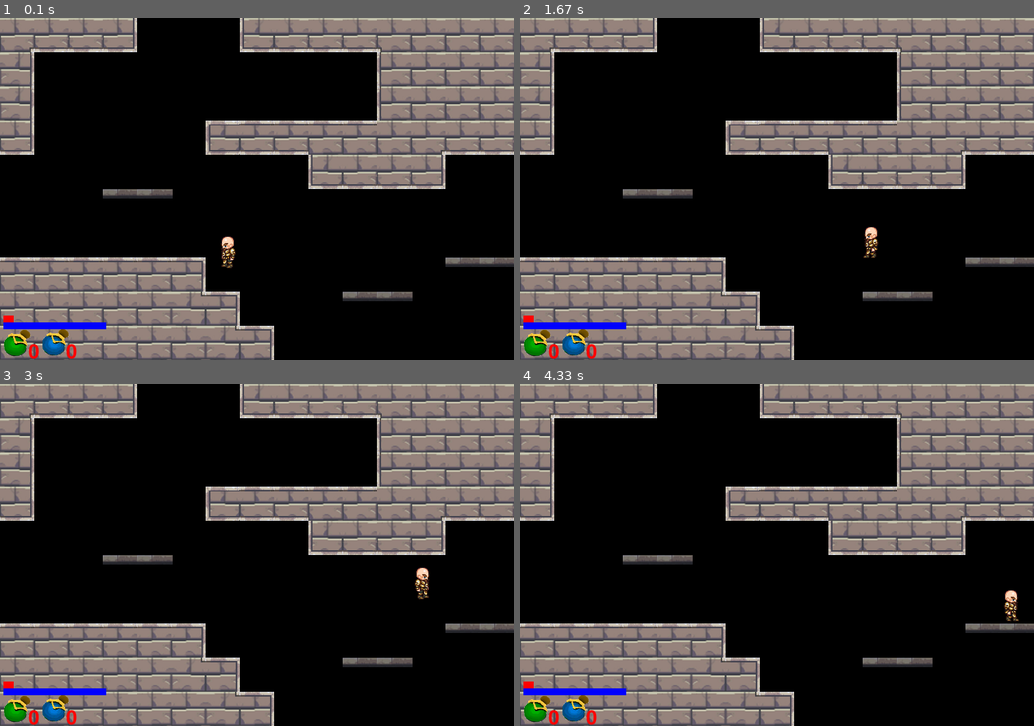
Above: before the commit, frames 1-4 (two rows, left to right).
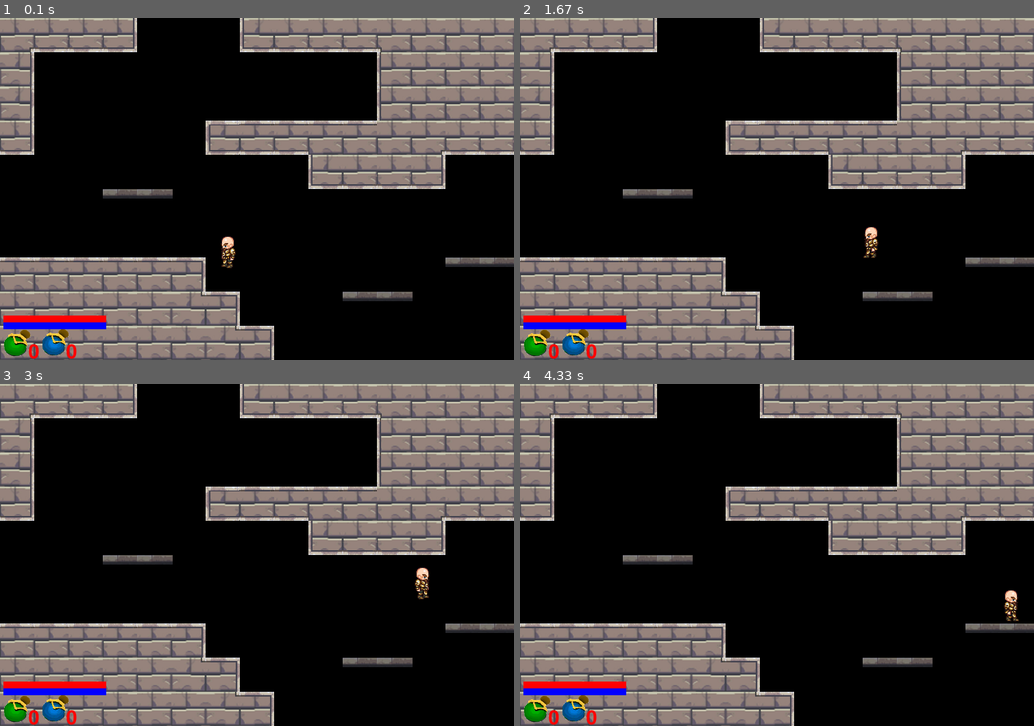
Above: after the commit, the same moments.

Repository: MFTI-summer/ROGUE-LEGACY
Game: pygame game, started from Main Project/Testing.py
Two runs of this game, one before a commit and one after it. Both use one fixed random seed, a clock stepped at 60 frames per second and the inputs below.
Inputs:
- Up to frame 1 (0.1 s): no input
- Up to frame 2 (1.67 s): hold D 0.33-0.8 s; hold D 0.83-1.3 s; tap Space at 0.9, 1.2, 1.4 s; hold A from 1.33 s (still down)
- Up to frame 3 (3 s): tap Space at 1.7, 1.97, 2.27, 2.4, 2.7 s; release A at 1.87 s; hold A 1.9-2.3 s; hold D 2.33-2.97 s
- Up to frame 4 (4.33 s): hold A 3-3.47 s; tap Space at 3.07, 3.37, 3.57, 3.87, 4.07 s; hold D 3.5-3.97 s; hold D from 4 s (still down)

The runs differ from the first frame. In frame 1, 0.4% of the frame differs, in the area x 2-21%, y 87-89%; in frame 2, 0.4%; in frame 3, 0.4%; in frame 4, 0.4%.

Commit message:
Update Hero.py

Diff:
--- a/Main Project/Hero.py
+++ b/Main Project/Hero.py
@@ -11,7 +11,7 @@
     def __init__(self, x, y):
         # ща буит куча переменных, поэтому держись
         # Необходимые для анимации переменные
-        self.hp = 10 # хп героя
+        self.hp = 100 # хп героя
         self.mana = 100  # мана героя
         self.facing = 0  # 0 - налево, 1 - направо
         self.animation = {  # Тут собраны все анимации, доступные герою
